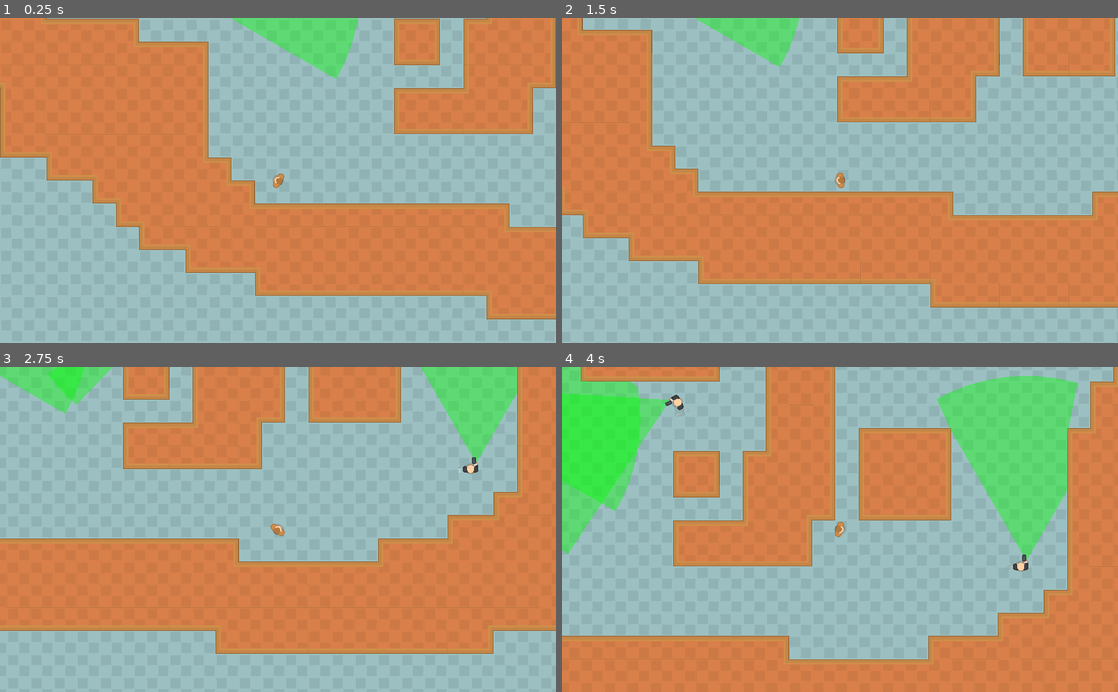
Above: before the commit, frames 1-4 (two rows, left to right).
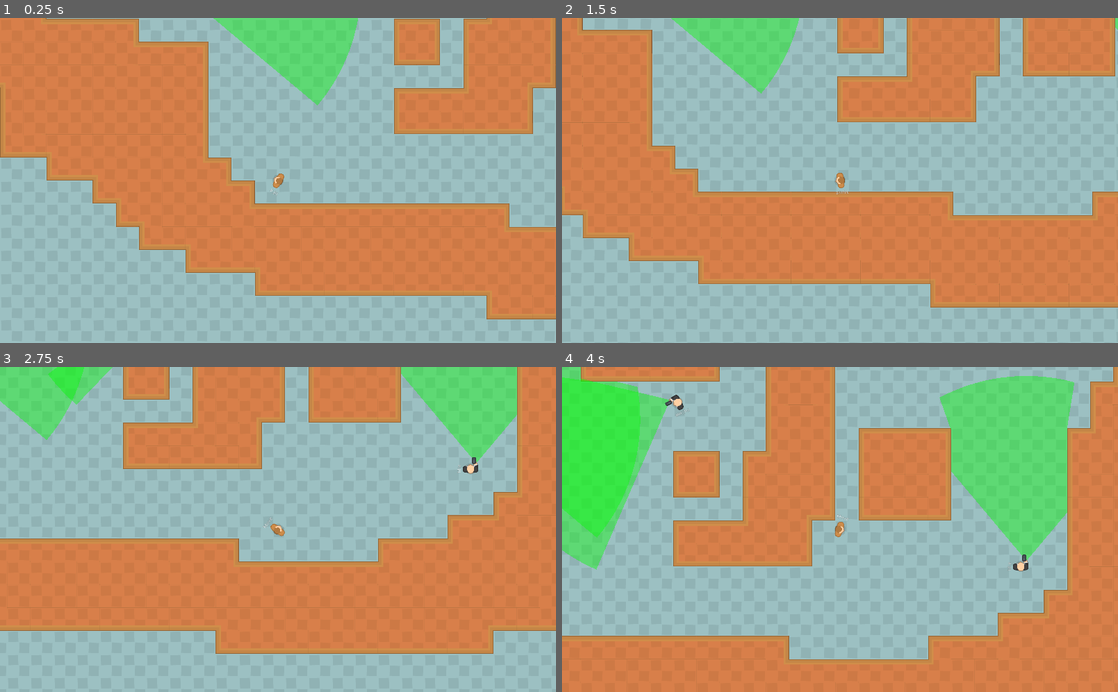
Above: after the commit, the same moments.

Repository: ChewieCB/LD52
Game: Godot game, scene res://src/levels/TestScene.tscn
Same seed, same stepped clock (60 frames per second), same inputs: the game is played once before the commit and once after it.
Inputs (mouse positions are in pixels of both pictures, inside the frame that each line leads up to):
- Up to frame 1 (0.25 s): no input
- Up to frame 2 (1.5 s): tap Enter at 0.5 s; move the mouse to (962, 164) at 0.52 s; hold D (move_right) 0.53-1.28 s; move the mouse to (728, 196) at 1.27 s; hold S (move_down) from 1.28 s (still down)
- Up to frame 3 (2.75 s): move the mouse to (333, 458) at 2.02 s; release S (move_down) at 2.03 s; hold D (move_right) from 2.03 s (still down)
- Up to frame 4 (4 s): move the mouse to (812, 594) at 2.77 s; release D (move_right) at 2.78 s; hold W (move_up) 2.78-3.53 s; move the mouse to (1006, 578) at 3.52 s; hold A (move_left) from 3.53 s (still down)

The runs differ from the first frame. In frame 1, 1.5% of the frame differs, in the area x 38-62%, y 0-55%; in frame 2, 1.4%; in frame 3, 1.9%; in frame 4, 4.0%, in the area x 0-93%, y 2-63%.

Commit message:
Added basic enemy attack and player death states

Diff:
--- a/project.godot
+++ b/project.godot
@@ -35,6 +35,10 @@
 config/name="LD52"
 run/main_scene="res://src/levels/TestScene.tscn"
 config/icon="res://icon.png"
+
+[autoload]
+
+Config="*res://src/utils/config.gd"
 
 [display]
 
--- a/src/enemy/BaseEnemy.tscn
+++ b/src/enemy/BaseEnemy.tscn
@@ -18,7 +18,7 @@
 radius = 6.0
 
 [sub_resource type="CircleShape2D" id=3]
-radius = 2.0
+radius = 53.0
 
 [node name="BaseEnemy" type="KinematicBody2D"]
 collision_layer = 2
@@ -37,6 +37,7 @@
 shape = SubResource( 1 )
 
 [node name="RayCast2D" type="RayCast2D" parent="."]
+enabled = true
 cast_to = Vector2( 50, 0 )
 
 [node name="StateMachine" type="Node" parent="."]
@@ -82,14 +83,16 @@
 visible = false
 shape = SubResource( 4 )
 
-[node name="StopArea" type="Area2D" parent="."]
-visible = false
+[node name="AttackArea" type="Area2D" parent="."]
 
-[node name="CollisionShape2D" type="CollisionShape2D" parent="StopArea"]
-visible = false
+[node name="CollisionShape2D" type="CollisionShape2D" parent="AttackArea"]
+position = Vector2( 21, 0 )
 shape = SubResource( 3 )
+
+[node name="AttackTimer" type="Timer" parent="."]
+wait_time = 0.3
+one_shot = true
 
 [connection signal="body_entered" from="DetectionArea" to="." method="_on_DetectionArea_body_entered"]
 [connection signal="body_exited" from="DetectionArea" to="." method="_on_DetectionArea_body_exited"]
-[connection signal="body_entered" from="StopArea" to="." method="_on_StopArea_body_entered"]
-[connection signal="body_exited" from="StopArea" to="." method="_on_StopArea_body_exited"]
+[connection signal="timeout" from="AttackTimer" to="StateMachine/Movement/Attack" method="_on_AttackTimer_timeout"]
--- a/src/enemy/base_enemy.gd
+++ b/src/enemy/base_enemy.gd
@@ -17,7 +17,9 @@
 var target
 
 onready var detection_area_shape = $DetectionArea/CollisionShape2D.shape
-onready var stop_area_shape = $StopArea/CollisionShape2D.shape
+onready var attack_area = $AttackArea
+
+onready var attack_timer = $AttackTimer
 
 const cell_size = 32
 const cell_size_vector = Vector2(32, 32)
@@ -26,11 +28,14 @@
 export (int) var VERY_NEAR_RADIUS = 64
 var player_last_seen_position
 export (int) var view_angle setget set_view_angle
-export (int) var FOV = 60
+export (int) var FOV = 80
 var view_cone_points setget set_view_cone_points
 var view_cone_points_colors
 
+var orig_position: Vector2
+var orig_rotation: float
 var last_position: Vector2
+var last_rotation: float
 
 # Behaviour flags
 export var IS_HOSTILE = true
@@ -40,12 +45,14 @@
 func _ready():
 	state_machine = $StateMachine
 	state_label = $StateLabel
-
-
+	orig_position = self.global_position
+	orig_rotation = self.global_rotation
 
 # Drawing the FOV
 const RED = Color(1.0, 0, 0, 0.4)
 const GREEN = Color(0, 1.0, 0, 0.4)
+const YELLOW = Color(1.0, 1.0, 0, 0.4)
+const BLUE = Color(0, 10, 1.0, 0.4)
 var draw_colour = GREEN
 
 func _physics_process(_delta):
@@ -109,34 +116,20 @@
 
 func _on_DetectionArea_body_entered(body):
 	if body is Player and IS_HOSTILE:
-		draw_colour = RED
-		if not target:
-			target = body
-			last_position = self.global_position
-			state_machine.transition_to("Movement/Chase")
+		if not body.is_dead:
+			draw_colour = RED
+			if not target:
+				target = body
+				last_position = self.global_position
+				last_rotation = self.global_rotation
+				state_machine.transition_to("Movement/Chase")
 
 
 func _on_DetectionArea_body_exited(body):
 	if body is Player:
-		if body == target:
+		if not body.is_dead and body == target:
 			target = null
 			draw_colour = GREEN
 			player_last_seen_position = body.global_position
 			if state_machine.state == $StateMachine/Movement/Chase:
 				state_machine.transition_to("Movement/Search")
-
-#
-#func _on_StopArea_body_entered(body):
-#	if body is Player and IS_HOSTILE:
-#		if body == target:
-#			target = null
-#			draw_colour = GREEN
-#			state_machine.transition_to("Movement/Idle")
-#
-#
-#func _on_StopArea_body_exited(body):
-#	if body is Player and IS_HOSTILE:
-#		draw_colour = RED
-#		if not target:
-#			target = body
-#			state_machine.transition_to("Movement/Chase")
--- a/src/enemy/states/attack.gd
+++ b/src/enemy/states/attack.gd
@@ -9,14 +9,31 @@
 	_parent.velocity = Vector2.ZERO
 	_parent.enter()
 
+	_actor.attack_timer.start()
+	_actor.FOV = 120
+	_actor.draw_colour = _actor.BLUE
+
 
 func unhandled_input(event: InputEvent):
 	_parent.unhandled_input(event)
 
 
 func physics_process(delta: float):
+	if _actor.target:
+		if _actor.position.distance_to(_actor.target.position) > 48:
+			yield(get_tree().create_timer(0.3), "timeout")
+			_state_machine.transition_to("Movement/Chase")
+
 	_parent.physics_process(delta)
 
 
 func exit():
+	_actor.attack_timer.stop()
+	_actor.FOV = 80
 	_parent.exit()
+
+
+func _on_AttackTimer_timeout():
+	if _actor.target:
+		_actor.target.death()
+	_state_machine.transition_to("Movement/Idle")
--- a/src/enemy/states/chase.gd
+++ b/src/enemy/states/chase.gd
@@ -10,13 +10,18 @@
 	_parent.velocity = Vector2.ZERO
 	_parent.enter()
 	target = _actor.target
+	_actor.draw_colour = _actor.RED
 
 
 func physics_process(delta: float):
 	if not target:
-		# TODO - exit state
 		_state_machine.transition_to("Movement/Search")
 	else:
+		# Attack when in range
+		if _actor.position.distance_to(target.position) < 48:
+			_state_machine.transition_to("Movement/Attack")
+			return
+
 		# Path to the target
 		var nav_path = _actor.nav.get_simple_path(_actor.position, target.position)
 
--- a/src/enemy/states/idle.gd
+++ b/src/enemy/states/idle.gd
@@ -8,6 +8,7 @@
 func enter(_msg: Dictionary = {}):
 	_parent.velocity = Vector2.ZERO
 	_parent.enter()
+	_actor.draw_colour = _actor.GREEN
 
 
 func unhandled_input(event: InputEvent):
@@ -18,12 +19,20 @@
 	_parent.physics_process(delta)
 
 	# Return to the enemy's initial position before idling or resuming follow path
-	if not _actor.last_position or _actor.global_position == _actor.last_position:
-		# TODO - exit state
-		_state_machine.transition_to("Movement/Idle")
-	else:
+	if _actor.last_position and _actor.global_position != _actor.last_position:
+		# Determine where to send the enemy back to
+		var target_position: Vector2
+		var target_rotation: float
+		match _actor.IS_FOLLOWING:
+			true:
+				target_position = _actor.last_position
+				target_rotation = _actor.last_rotation
+			false:
+				target_position = _actor.orig_position
+				target_rotation = _actor.orig_rotation
+
 		# Path to the target
-		var nav_path = _actor.nav.get_simple_path(_actor.position, _actor.last_position)
+		var nav_path = _actor.nav.get_simple_path(_actor.position, target_position)
 
 		# Convert the path points from local space to global space for the draw func
 		var path_line_points = []
@@ -52,6 +61,10 @@
 			# Update the distance to walk
 			distance_to_walk -= distance_to_next_point
 
+		# Reset the rotation at the end of the movement
+		if distance_to_walk >= 0 and nav_path.size() <= 0:
+			_actor.global_rotation = target_rotation
+
 	if _actor.IS_FOLLOWING:
 		_state_machine.transition_to("Movement/Follow")
 
--- a/src/enemy/states/search.gd
+++ b/src/enemy/states/search.gd
@@ -7,6 +7,7 @@
 	target = _actor.player_last_seen_position
 	_parent.velocity = Vector2.ZERO
 	_parent.enter()
+	_actor.draw_colour = _actor.YELLOW
 
 
 func _physics_process(delta):
--- a/src/player/Player.tscn
+++ b/src/player/Player.tscn
@@ -1,13 +1,25 @@
-[gd_scene load_steps=4 format=2]
+[gd_scene load_steps=10 format=2]
 
 [ext_resource path="res://assets/environment/spritesheet_characters.png" type="Texture" id=1]
 [ext_resource path="res://src/player/player.gd" type="Script" id=2]
+[ext_resource path="res://src/utils/state_machine.gd" type="Script" id=3]
+[ext_resource path="res://src/player/states/_movement.gd" type="Script" id=4]
+[ext_resource path="res://src/player/states/move.gd" type="Script" id=5]
+[ext_resource path="res://src/player/states/death.gd" type="Script" id=6]
+[ext_resource path="res://src/player/states/idle.gd" type="Script" id=7]
+[ext_resource path="res://assets/blood_spatter.png" type="Texture" id=8]
 
 [sub_resource type="RectangleShape2D" id=1]
 extents = Vector2( 14, 22 )
 
 [node name="Player" type="KinematicBody2D"]
 script = ExtResource( 2 )
+
+[node name="BloodSprite" type="Sprite" parent="."]
+visible = false
+rotation = 1.49924
+texture = ExtResource( 8 )
+region_rect = Rect2( 1472, 448, 64, 64 )
 
 [node name="Sprite" type="Sprite" parent="."]
 texture = ExtResource( 1 )
@@ -20,3 +32,26 @@
 [node name="Camera2D" type="Camera2D" parent="."]
 current = true
 zoom = Vector2( 1.5, 1.5 )
+
+[node name="StateMachine" type="Node" parent="."]
+script = ExtResource( 3 )
+initial_state_path = NodePath("Movement/Idle")
+
+[node name="Movement" type="Node" parent="StateMachine"]
+script = ExtResource( 4 )
+
+[node name="Idle" type="Node" parent="StateMachine/Movement"]
+script = ExtResource( 7 )
+
+[node name="Move" type="Node" parent="StateMachine/Movement"]
+script = ExtResource( 5 )
+
+[node name="Death" type="Node" parent="StateMachine/Movement"]
+script = ExtResource( 6 )
+
+[node name="StateLabel" type="Label" parent="."]
+margin_left = -19.0
+margin_top = -40.0
+margin_right = 21.0
+margin_bottom = -26.0
+text = "STATE"
--- a/src/player/player.gd
+++ b/src/player/player.gd
@@ -1,39 +1,15 @@
 extends KinematicBody2D
 class_name Player
 
-var MAX_SPEED = 400
-var ACCELERATION = 1700
-var motion = Vector2()
+onready var state_machine = $StateMachine
+onready var state_label = $StateLabel
+
+onready var is_dead = false
+
+onready var blood = $BloodSprite
 
 
-func _physics_process(delta: float) -> void:
-	# Debug Reset
-	if Input.is_action_pressed("reset"):
-		var _ret = get_tree().reload_current_scene()
-	elif Input.is_action_pressed("quit"):
-		get_tree().quit()
 
-	var axis: Vector2 = get_input_axis()
-	if axis == Vector2.ZERO:
-		apply_friction(ACCELERATION * delta)
-	else:
-		apply_movement(axis * ACCELERATION * delta)
-	motion = move_and_slide(motion)
-
-	look_at(get_global_mouse_position())
-
-func get_input_axis() -> Vector2:
-	var axis: Vector2 = Input.get_vector("move_left", "move_right", "move_up", "move_down")
-	return axis.normalized()
-
-
-func apply_friction(amount: float) -> void:
-	if motion.length() > amount:
-		motion -= motion.normalized() * amount
-	else:
-		motion = Vector2.ZERO
-
-
-func apply_movement(acceleration):
-	motion += acceleration
-	motion = motion.clamped(MAX_SPEED)
+func death():
+	state_machine.transition_to("Movement/Death")
+	is_dead = true
--- /dev/null
+++ b/src/player/states/_movement.gd
@@ -0,0 +1,55 @@
+extends State
+# Parent state for all movement-related states
+# Holds all of the base movement logic
+# Child states can override this states's functions or change its properties
+# This keeps the logic grouped in one location
+
+# These should be fallback defaults
+# TODO: Make these null and raise an exception to indicate bad State extension
+#       to better separate movement vars.
+export var max_speed = 380
+export var move_speed = 190
+
+var velocity := Vector2.ZERO
+var input_direction = Vector2.ZERO
+
+var MAX_SPEED = 400
+var ACCELERATION = 1700
+var motion = Vector2()
+
+
+func physics_process(delta: float) -> void:
+	# Debug Reset
+	if Input.is_action_pressed("reset"):
+		var _ret = get_tree().reload_current_scene()
+	elif Input.is_action_pressed("quit"):
+		get_tree().quit()
+
+	if Config.CAN_CONTROL_PLAYER:
+		var axis: Vector2 = get_input_axis()
+		if axis == Vector2.ZERO:
+			_state_machine.transition_to("Movement/Idle")
+			apply_friction(ACCELERATION * delta)
+		else:
+			_state_machine.transition_to("Movement/Move")
+			apply_movement(axis * ACCELERATION * delta)
+		motion = _actor.move_and_slide(motion)
+
+		_actor.look_at(_actor.get_global_mouse_position())
+
+
+func get_input_axis() -> Vector2:
+	var axis: Vector2 = Input.get_vector("move_left", "move_right", "move_up", "move_down")
+	return axis.normalized()
+
+
+func apply_friction(amount: float) -> void:
+	if motion.length() > amount:
+		motion -= motion.normalized() * amount
+	else:
+		motion = Vector2.ZERO
+
+
+func apply_movement(acceleration):
+	motion += acceleration
+	motion = motion.clamped(MAX_SPEED)
--- /dev/null
+++ b/src/player/states/death.gd
@@ -0,0 +1,21 @@
+extends State
+
+
+func enter(_msg: Dictionary = {}):
+	Config.CAN_CONTROL_PLAYER = false
+	_actor.blood.visible = true
+	_parent.velocity = Vector2.ZERO
+	_parent.enter()
+
+
+func unhandled_input(event: InputEvent):
+	_parent.unhandled_input(event)
+
+
+func physics_process(delta: float):
+	_parent.physics_process(delta)
+
+
+func exit():
+	Config.CAN_CONTROL_PLAYER = true
+	_parent.exit()
--- /dev/null
+++ b/src/player/states/idle.gd
@@ -0,0 +1,20 @@
+extends State
+
+
+func enter(_msg: Dictionary = {}):
+	_parent.velocity = Vector2.ZERO
+	_parent.enter()
+	Config.CAN_CONTROL_PLAYER = true
+	_actor.blood.visible = false
+
+
+func unhandled_input(event: InputEvent):
+	_parent.unhandled_input(event)
+
+
+func physics_process(delta: float):
+	_parent.physics_process(delta)
+
+
+func exit():
+	_parent.exit()
--- /dev/null
+++ b/src/player/states/move.gd
@@ -0,0 +1,18 @@
+extends State
+
+
+func enter(_msg: Dictionary = {}):
+	_parent.velocity = Vector2.ZERO
+	_parent.enter()
+
+
+func unhandled_input(event: InputEvent):
+	_parent.unhandled_input(event)
+
+
+func physics_process(delta: float):
+	_parent.physics_process(delta)
+
+
+func exit():
+	_parent.exit()
--- /dev/null
+++ b/src/utils/config.gd
@@ -0,0 +1,5 @@
+extends Node
+
+
+var CAN_CONTROL_PLAYER: bool = true
+var CAN_CONTROL_CAMERA: bool = true
--- a/src/utils/state.gd
+++ b/src/utils/state.gd
@@ -25,7 +25,7 @@
 	if not parent.is_in_group("state_machine"):
 		_parent = parent
 
-	audio_manager = _actor.audio_manager
+#	audio_manager = _actor.audio_manager
 
 
 func unhandled_input(_event: InputEvent):
Binary file added: assets/blood_spatter.png
Not shown, added: assets/blood_spatter.png.import
